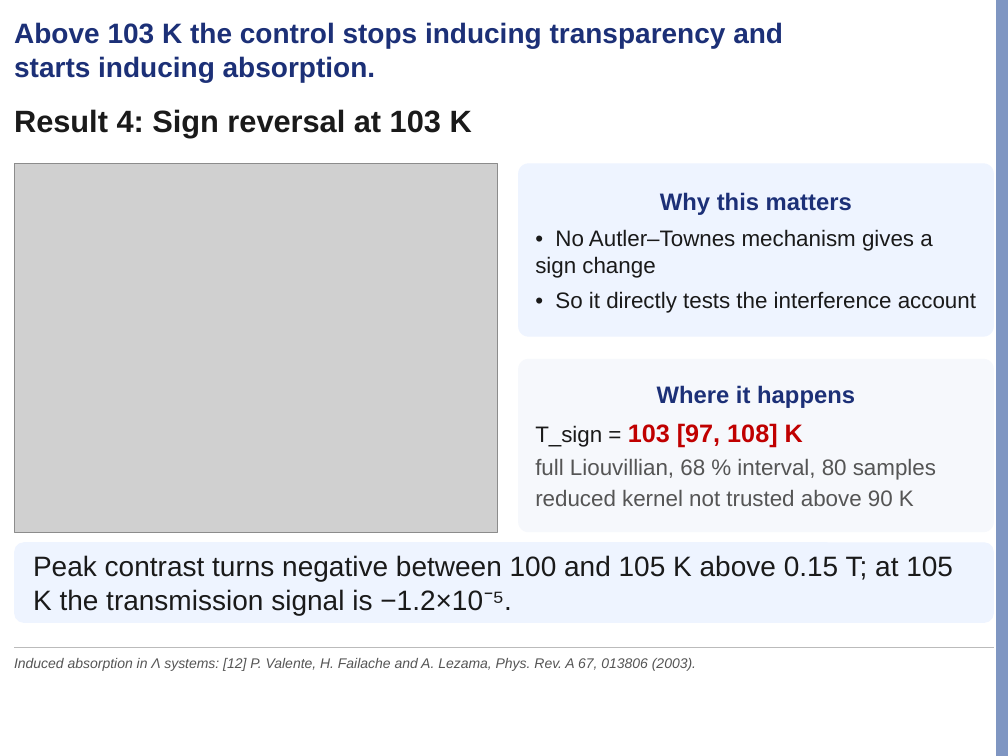
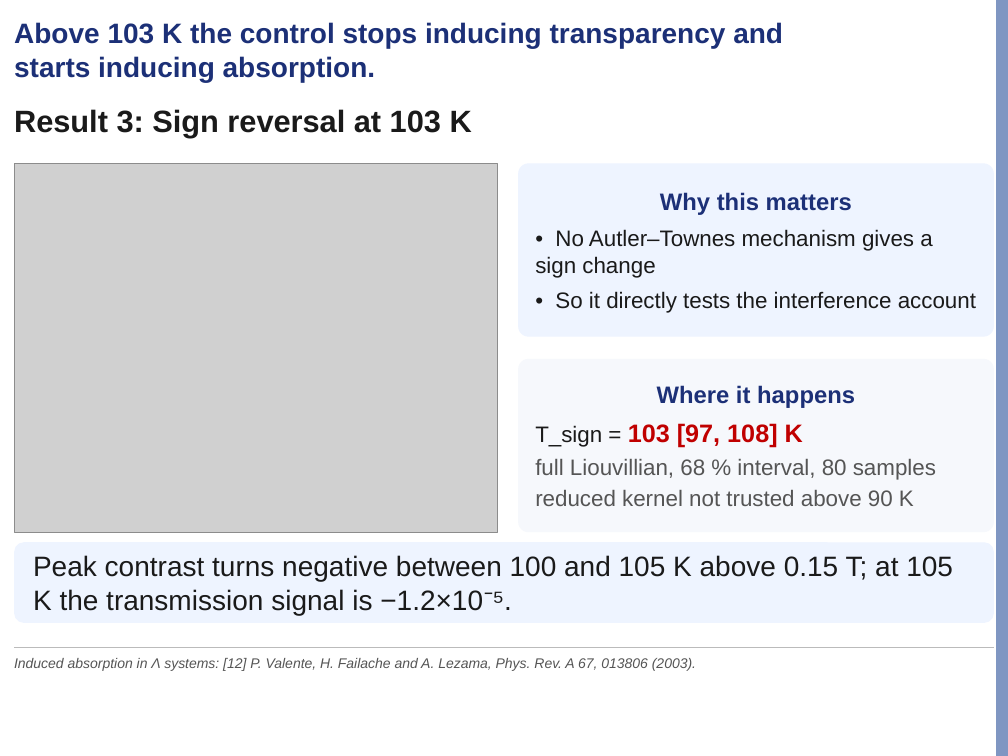
Before and after one commit to Risei412/NV-EIT-space, a slide deck: slide 15 of presentations/lab_seminar/nv_eit_seminar.pptx. Drawn at 1008x756 pixels with LibreOffice and Linux fonts; fonts in the diff are those of the drawing; grey boxes stand for pictures; background and template pictures are left out. Boxes give left, top, right and bottom in pixels: in the first picture for what was removed or moved away, otherwise in the second. Text is boxed around its words. In the diff, an @@ line names an element or a change of style, - is before the commit and + after.

```diff
--- a/presentations/lab_seminar/nv_eit_seminar.pptx
+++ b/presentations/lab_seminar/nv_eit_seminar.pptx
@@ text at (x1=14, y1=109, x2=472, y2=137): text changed @@
-Result 4: Sign reversal at 103 K
+Result 3: Sign reversal at 103 K
```
Also in this commit, not shown: 4 other slides changed, 1 slide added, 1 slide removed, 4 other files.
